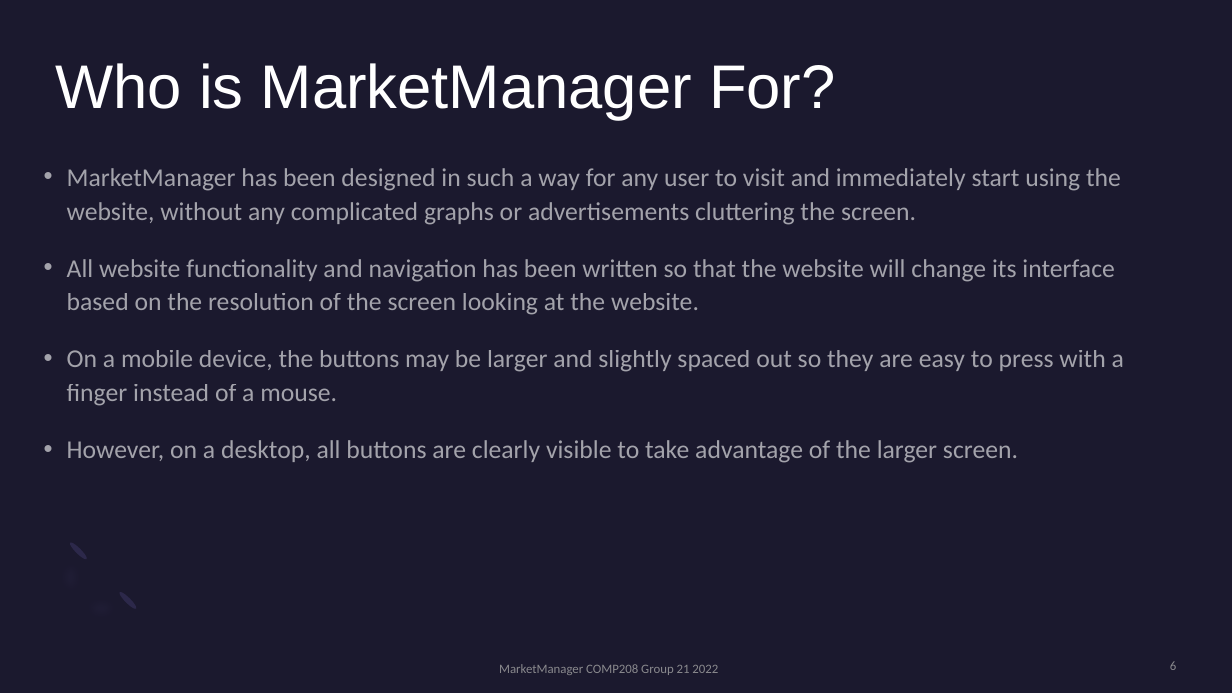
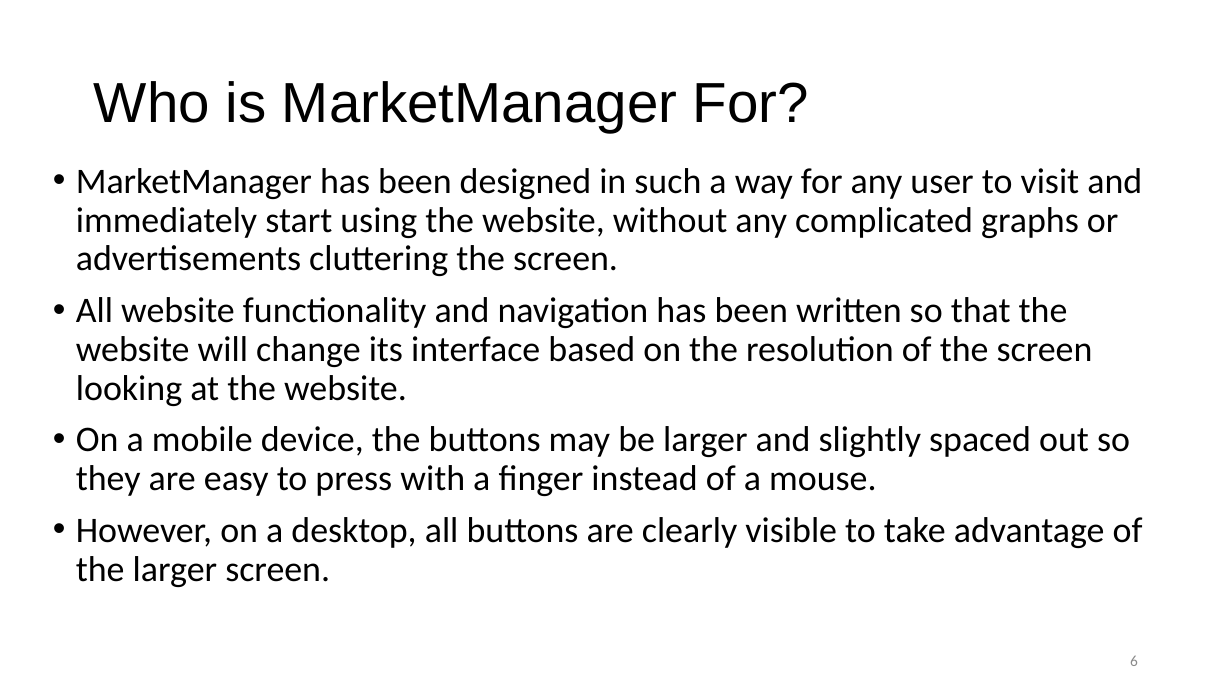
Before and after one commit to jash2002/MarketManager, a slide deck: slide 6 of docs/MarketManager Presentation.pptx. Drawn at 1232x693 pixels with LibreOffice and Linux fonts; fonts in the diff are those of the drawing. Boxes give left, top, right and bottom in pixels: in the first picture for what was removed or moved away, otherwise in the second. Text is boxed around its words. In the diff, an @@ line names an element or a change of style, - is before the commit and + after.

```diff
--- a/docs/MarketManager Presentation.pptx
+++ b/docs/MarketManager Presentation.pptx
@@ background #1B192E to #FFFFFF @@
@@ title "Who is MarketManager For?": place and size @@
-title "Who is MarketManager For?" at (56,63,836,120)
+title "Who is MarketManager For?" at (94,81,809,132)
@@ title "Who is MarketManager For?" at (94,81,809,132): size 48 to 44 pt, text colour #FFFFFF to #000000; vertical alignment top to middle @@
@@ text "MarketManager has been designed in ..." at (76,168,1143,587): size 20 to 28 pt, text colour #FFFFFF at 60% opacity to #000000; line spacing 1.1 to 0.9; less space between paragraphs @@
@@ freeform shape removed at (36,538,140,642) @@
@@ ellipse removed at (68,540,89,561) @@
@@ ellipse removed at (117,590,138,611) @@
@@ page number: place and size @@
-page number at (1170,661,1176,670)
+page number at (1130,655,1138,666)
@@ page number at (1130,655,1138,666): size 10 to 12 pt, text colour #A6A6A6 at 80% opacity to #8C8C8C @@
@@ text removed at (499,664,718,675) @@
-MarketManager COMP208 Group 21 2022
```
Also in this commit, not shown: 7 other slides changed, 2 slides added, 4 other files.
